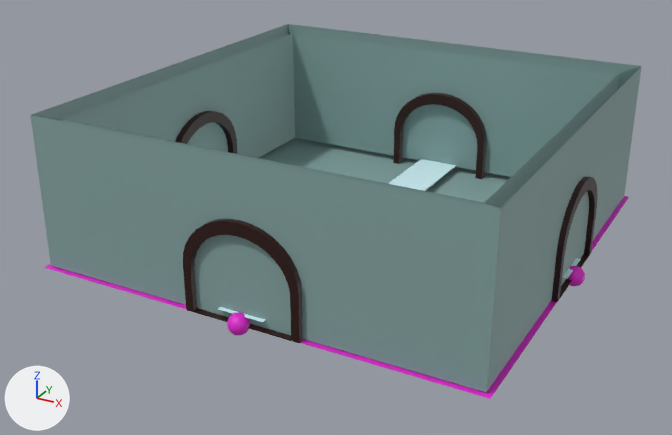
Renders of the glTF model res/models/placement/control_room/control_room.gltf from each side of a commit.
Before and after are seen from a 50 mm camera at (5.39, -10.52, 5.36) aimed at (-0.17, -0.42, 0.3). Arrows for +X, +Y and +Z are at lower left; the lights stay in place. The picture after the commit comes second. Where no turn or scale is listed for an object, it has been applied to the vertices. Vertices at exactly the same position are counted once.

Script lines for the objects in view, before the commit:
```python
ob_cube = bpy.data.objects.new('Cube', me_cube)
ob_cube.location = (0.0, 0.0, 0.0)
ob_cube.scale = (2.93, 2.93, 1.0)
ob_cylinder = bpy.data.objects.new('Cylinder', me_cylinder)
ob_cylinder.location = (0.03, -2.49, 0.6)
ob_cylinder_001 = bpy.data.objects.new('Cylinder.001', me_cylinder_001)
ob_cylinder_001.location = (0.03, 3.1, 0.6)
ob_cylinder_002 = bpy.data.objects.new('Cylinder.002', me_cylinder_002)
ob_cylinder_002.location = (2.49, 0.02, 0.6)
ob_cylinder_003 = bpy.data.objects.new('Cylinder.003', me_cylinder_003)
ob_cylinder_003.location = (-3.1, 0.02, 0.6)
ob_p_footprint = bpy.data.objects.new('%P%Footprint', me_plane)
ob_p_footprint.location = (0.0, 0.0, 0.0)
ob_plane_001 = bpy.data.objects.new('Plane.001', me_plane_002)
ob_plane_001.location = (0.02, -0.02, 0.12)
```
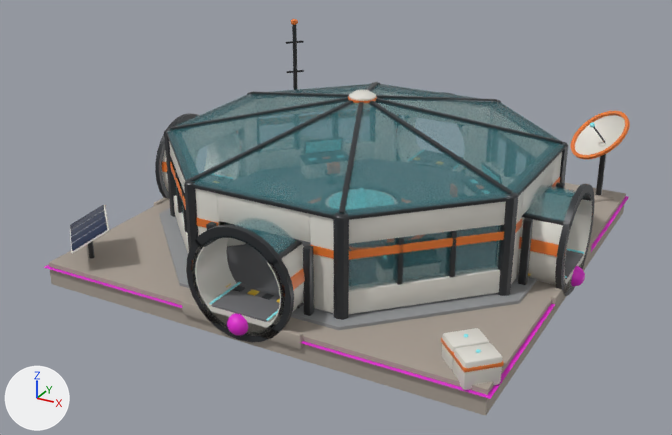
What differs and where, as boxes (x1, y1, x2, y2) in the pictures (672 x 435 px):
'Cube', reshaped, rescaled (8% taller)
    before: (30, 24, 642, 393)
    after: (49, 19, 630, 416)
'Cylinder', deleted (black)
    before: (183, 219, 303, 343)
'Cylinder.001', deleted
    before: (393, 93, 488, 179)
'Cylinder.002', deleted (black)
    before: (551, 176, 597, 302)
'Plane.001', deleted
    before: (218, 159, 581, 322)
'Cylinder.003', deleted (black)
    before: (175, 111, 237, 154)

The change, as a diff of the scene's bpy script:
```diff
--- a/res/models/placement/control_room/control_room.gltf.py
+++ b/res/models/placement/control_room/control_room.gltf.py
@@ me_cube @@
 # used by ob_cube; location = (0.0, 0.0, 0.0); scale = (2.93, 2.93, 1.0)
-me_cube.from_pydata(...)  # 16 vertices, 26 faces; spans x -1.0..1.0, y -1.0..1.0, z 0.01..2.01
-me_cube.materials.append(mat_material_002)  # greyish cyan #85a5a3
+me_cube.from_pydata(...)  # 10197 vertices, 19508 faces; spans x -3.03..3.02, y -3.03..3.0, z -0.25..2.18
+# me_cube part 1: 16 vertices removed from x -1.0..1.0, y -1.0..1.0, z 0.01..2.01; 10197 vertices added at x -3.03..3.02, y -3.03..3.0, z -0.25..2.18
+me_cube.materials.append(mat_concrete)  # grey #aaa095
+me_cube.materials.append(mat_hull_grey)  # grey #959799
+me_cube.materials.append(mat_floor_deck)  # grey #6f6f73
+me_cube.materials.append(mat_hull_white)  # light grey #dfddd4
+me_cube.materials.append(mat_accent_orange)  # orange #ed7c30
+me_cube.materials.append(mat_frame_graphite)  # dark grey #35373a
+me_cube.materials.append(mat_light_cyan)  # cyan #95f9ff
+me_cube.materials.append(mat_hazard_yellow)  # yellow #edc427
+me_cube.materials.append(mat_solar_blue)  # dark blue #192c50
+me_cube.materials.append(mat_glass_teal)  # cyan #50959e
@@ ob_cylinder @@
-ob_cylinder = bpy.data.objects.new('Cylinder', me_cylinder)
@@ ob_plane_001 @@
-ob_plane_001 = bpy.data.objects.new('Plane.001', me_plane_002)
@@ ob_cylinder_001 @@
-ob_cylinder_001 = bpy.data.objects.new('Cylinder.001', me_cylinder_001)
@@ ob_cylinder_002 @@
-ob_cylinder_002 = bpy.data.objects.new('Cylinder.002', me_cylinder_002)
@@ ob_cylinder_003 @@
-ob_cylinder_003 = bpy.data.objects.new('Cylinder.003', me_cylinder_003)
@@ ob_cube @@
 ob_cube.location = (0.0, 0.0, 0.0)
-ob_cube.scale = (2.93, 2.93, 1.0)
```
